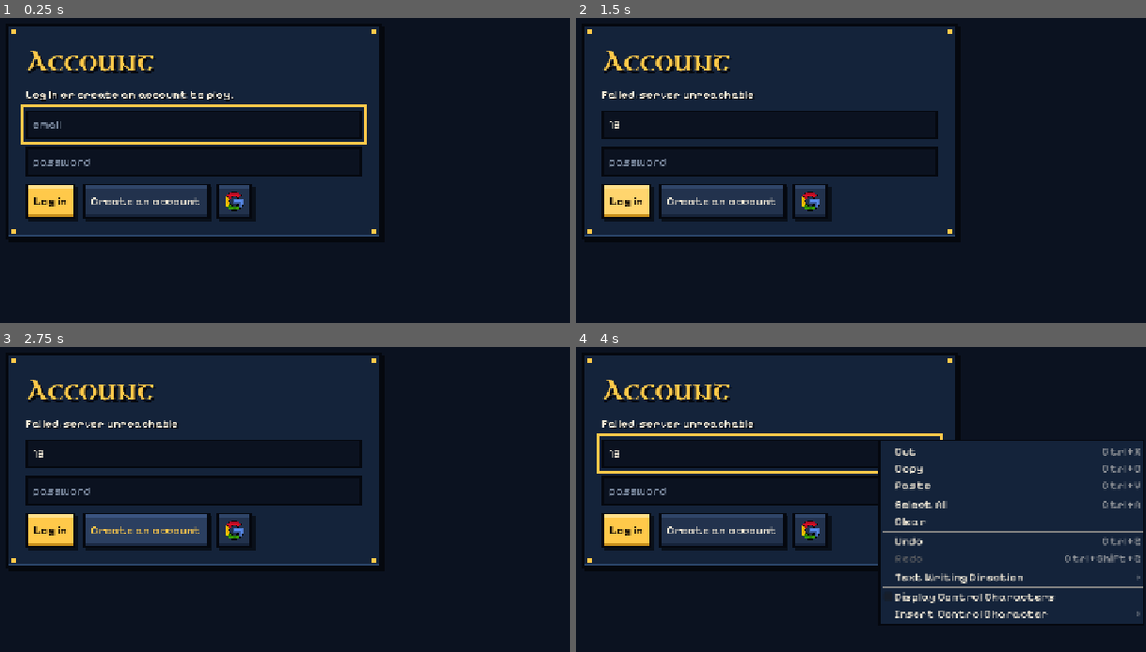
Above: before the commit, frames 1-4 (two rows, left to right).
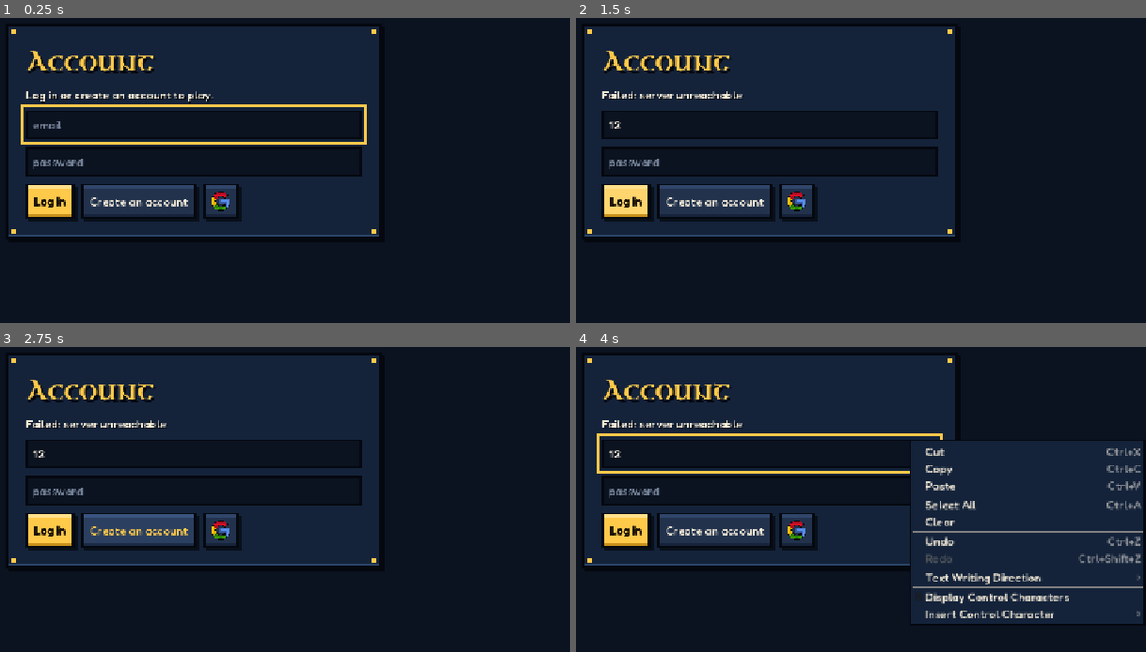
Above: after the commit, the same moments.

Repository: LeandreBl/octo-magic
Game: Godot game, scene res://game/main.tscn
Two runs of this game, one before a commit and one after it. Both use one fixed random seed, a clock stepped at 60 frames per second and the inputs below.
Inputs (mouse positions are in pixels of both pictures, inside the frame that each line leads up to; where the layout moved, square brackets give the same spot in the first picture):
- Up to frame 1 (0.25 s): no input
- Up to frame 2 (1.5 s): click (769, 124) at 0.52 s; type "12" at 0.6 s; click (769, 161) at 0.75 s; type "12" at 0.83 s; click "Log in" at 1.25 s
- Up to frame 3 (2.75 s): click "Create an account" at 2 s
- Up to frame 4 (4 s): click (798, 530) [809, 530] at 2.75 s; tap Enter at 3.5 s; move the mouse to (935, 438) at 3.52 s; hold D (move_right) from 3.53 s (still down); hold Right mouse button (cast_secondary) from 3.53 s (still down); click (935, 438) at 3.67 s

The runs differ from the first frame. In frame 1, 2.1% of the frame differs, in the area x 4-45%, y 24-67%; in frame 2, 1.9%; in frame 3, 2.0%; in frame 4, 7.3%, in the area x 4-100%, y 24-91%.

Commit message:
Smoother UI font: Fredoka (rounded sans) replaces the pixel font Pixelify Sans, whose digits read coarse
Co-Authored-By: Claude Opus 5.5 <noreply@anthropic.com>

Diff:
--- a/game/lobby.gd
+++ b/game/lobby.gd
@@ -56,7 +56,7 @@
 		ch.add_theme_stylebox_override("panel", UITheme.flat(UITheme.INK, UITheme.GOLD, 4, 0, 0))
 		ch.custom_minimum_size = Vector2(64, 76)
 		var l := UITheme.label("", "", 44, UITheme.GOLD)
-		l.add_theme_font_override("font", UITheme.PIXEL_BOLD)
+		l.add_theme_font_override("font", UITheme.BODY_BOLD)
 		l.horizontal_alignment = HORIZONTAL_ALIGNMENT_CENTER
 		l.vertical_alignment = VERTICAL_ALIGNMENT_CENTER
 		ch.add_child(l)
--- a/ui/hud.gd
+++ b/ui/hud.gd
@@ -55,7 +55,7 @@
 	lv.horizontal_alignment = HORIZONTAL_ALIGNMENT_CENTER
 	b_col.add_child(lv)
 	_level = UITheme.label("", "", 28, UITheme.GOLD)
-	_level.add_theme_font_override("font", UITheme.PIXEL_BOLD)
+	_level.add_theme_font_override("font", UITheme.BODY_BOLD)
 	_level.horizontal_alignment = HORIZONTAL_ALIGNMENT_CENTER
 	b_col.add_child(_level)
 	row.add_child(badge)
@@ -71,7 +71,7 @@
 	var w_col := _box(VBoxContainer.new(), 4)
 	wave.add_child(w_col)
 	_wave = UITheme.label("", "", 32, UITheme.GOLD)
-	_wave.add_theme_font_override("font", UITheme.PIXEL_BOLD)
+	_wave.add_theme_font_override("font", UITheme.BODY_BOLD)
 	_wave.add_theme_color_override("font_shadow_color", UITheme.OUTLINE)
 	_wave.add_theme_constant_override("shadow_offset_x", 3)
 	_wave.add_theme_constant_override("shadow_offset_y", 3)
@@ -234,7 +234,7 @@
 	cd.mouse_filter = Control.MOUSE_FILTER_IGNORE
 	panel.add_child(cd)
 	var secs := UITheme.label("", "", 22)
-	secs.add_theme_font_override("font", UITheme.PIXEL_BOLD)
+	secs.add_theme_font_override("font", UITheme.BODY_BOLD)
 	secs.set_anchors_and_offsets_preset(Control.PRESET_FULL_RECT)
 	secs.horizontal_alignment = HORIZONTAL_ALIGNMENT_CENTER
 	secs.vertical_alignment = VERTICAL_ALIGNMENT_CENTER
--- a/ui/scroll_panel.gd
+++ b/ui/scroll_panel.gd
@@ -75,7 +75,7 @@
 	_write = Button.new()
 	_write.text = "Write the scrolls"
 	_write.size_flags_horizontal = Control.SIZE_SHRINK_BEGIN
-	_write.add_theme_font_override("font", UITheme.PIXEL_BOLD)
+	_write.add_theme_font_override("font", UITheme.BODY_BOLD)
 	var seal := {"rings": [[UITheme.OUTLINE, 4]], "bg": Color("#7a2f17"), "top": Color("#94401f"), "bottom": Color("#55200f"), "drop": 4}
 	_write.add_theme_stylebox_override("normal", UITheme.frame(seal, 10))
 	_write.add_theme_stylebox_override("hover", UITheme.frame(seal.merged({"bg": Color("#8e3a1d")}, true), 10))
--- a/ui/theme.gd
+++ b/ui/theme.gd
@@ -38,15 +38,15 @@
 const PARCH_RED := Color("#5a2a12")
 const SHADOW := Color(0, 0, 0, 0.55)
 
-## Fonts (assets/fonts, SIL OFL): Pixelify Sans, a pixel font, for the whole
+## Fonts (assets/fonts, SIL OFL): Fredoka, a smooth rounded sans, for the whole
 ## game; Uncial Antiqua, an old manuscript hand, for titles and what is
 ## written on scrolls. Neither has Greek: EB Garamond fills in (πῦρ, ...).
 ## (Almendra stays for the website, web/style.css.)
 const GREEK: FontFile = preload("res://assets/fonts/EBGaramond.ttf")
-const PIXEL_FILE: FontFile = preload("res://assets/fonts/PixelifySans.ttf")
+const BODY_FILE: FontFile = preload("res://assets/fonts/Fredoka.ttf")
 const PARCHMENT: FontFile = preload("res://assets/fonts/UncialAntiqua-Regular.ttf")
-static var PIXEL := _weight(500)
-static var PIXEL_BOLD := _weight(700)
+static var BODY := _weight(500)
+static var BODY_BOLD := _weight(700)
 
 ## Small pixel glyphs ('#' = a pixel), drawn in code where no PixelLab icon exists.
 const GLYPHS := {
@@ -61,10 +61,10 @@
 
 
 static func make() -> Theme:
-	for f in [PIXEL_FILE, PARCHMENT]:
+	for f in [BODY_FILE, PARCHMENT]:
 		f.fallbacks = [GREEK]
 	var t := Theme.new()
-	t.default_font = PIXEL
+	t.default_font = BODY
 	t.default_font_size = 20
 
 	t.set_color("font_color", "Label", TEXT)
@@ -73,8 +73,8 @@
 	t.set_constant("shadow_offset_y", "Label", 2)
 	_label(t, "Title", PARCHMENT, 84, GOLD, 5)
 	_label(t, "Header", PARCHMENT, 46, GOLD, 4)
-	_label(t, "Subheader", PIXEL_BOLD, 28, GOLD, 3)
-	_label(t, "Big", PIXEL_BOLD, 40, TEXT, 3)
+	_label(t, "Subheader", BODY_BOLD, 28, GOLD, 3)
+	_label(t, "Big", BODY_BOLD, 40, TEXT, 3)
 	t.set_type_variation("Caption", "Label")
 	t.set_font_size("font_size", "Caption", 16)
 	t.set_color("font_color", "Caption", TEXT_DIM)
@@ -118,7 +118,7 @@
 
 	# Primary: the one gold button of a screen (Play, Resume, Start...).
 	t.set_type_variation("Primary", "Button")
-	t.set_font("font", "Primary", PIXEL_BOLD)
+	t.set_font("font", "Primary", BODY_BOLD)
 	var gold := {"rings": [[OUTLINE, 4]], "bg": GOLD, "top": GOLD_LIGHT, "bottom": GOLD_DIM, "bevel": 5, "drop": 5}
 	t.set_stylebox("normal", "Primary", frame(gold, 10))
 	t.set_stylebox("hover", "Primary", frame(gold.merged({"bg": Color("#ffd56e")}, true), 10))
@@ -384,10 +384,9 @@
 
 static func _weight(w: int) -> FontVariation:
 	var v := FontVariation.new()
-	v.base_font = PIXEL_FILE
+	v.base_font = BODY_FILE
 	var ts := TextServerManager.get_primary_interface()
 	v.variation_opentype = {ts.name_to_tag("wght"): w}
-	v.opentype_features = {ts.name_to_tag("liga"): 0}  # its "fi" ligature reads as "A"
 	return v
 
 
--- a/ui/ui.gd
+++ b/ui/ui.gd
@@ -607,7 +607,7 @@
 			l.horizontal_alignment = HORIZONTAL_ALIGNMENT_CENTER
 			l.autowrap_mode = TextServer.AUTOWRAP_WORD
 			if line[3]:
-				l.add_theme_font_override("font", UITheme.PIXEL_BOLD)
+				l.add_theme_font_override("font", UITheme.BODY_BOLD)
 			card.add_child(l)
 		_level_box.add_child(b)
 	screens.levelup.set_meta("focus", _level_box.get_child(0))
Binary file added: assets/fonts/Fredoka.ttf
Not shown, added: assets/fonts/OFL-Fredoka.txt
Not shown, removed: assets/fonts/OFL-PixelifySans.txt
Binary file removed: assets/fonts/PixelifySans.ttf
